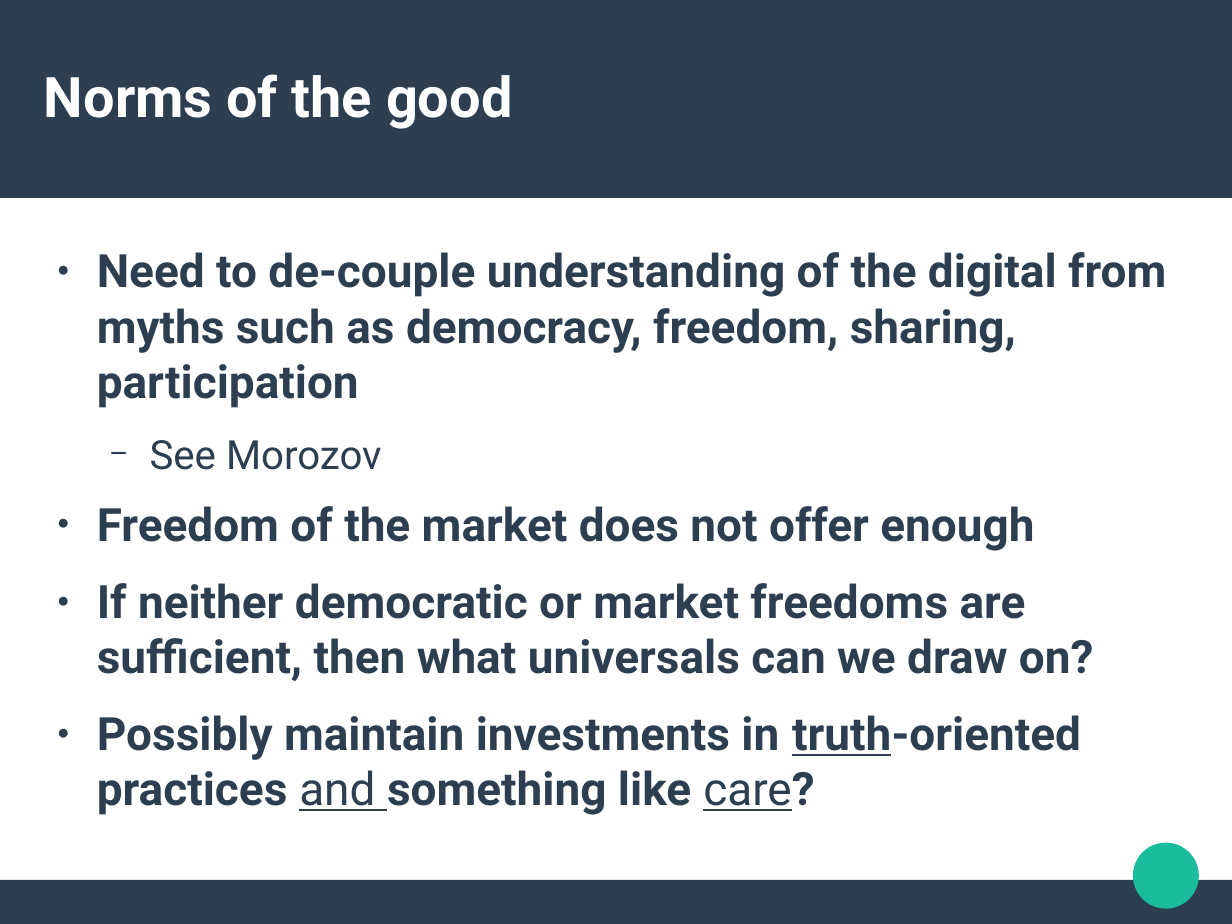
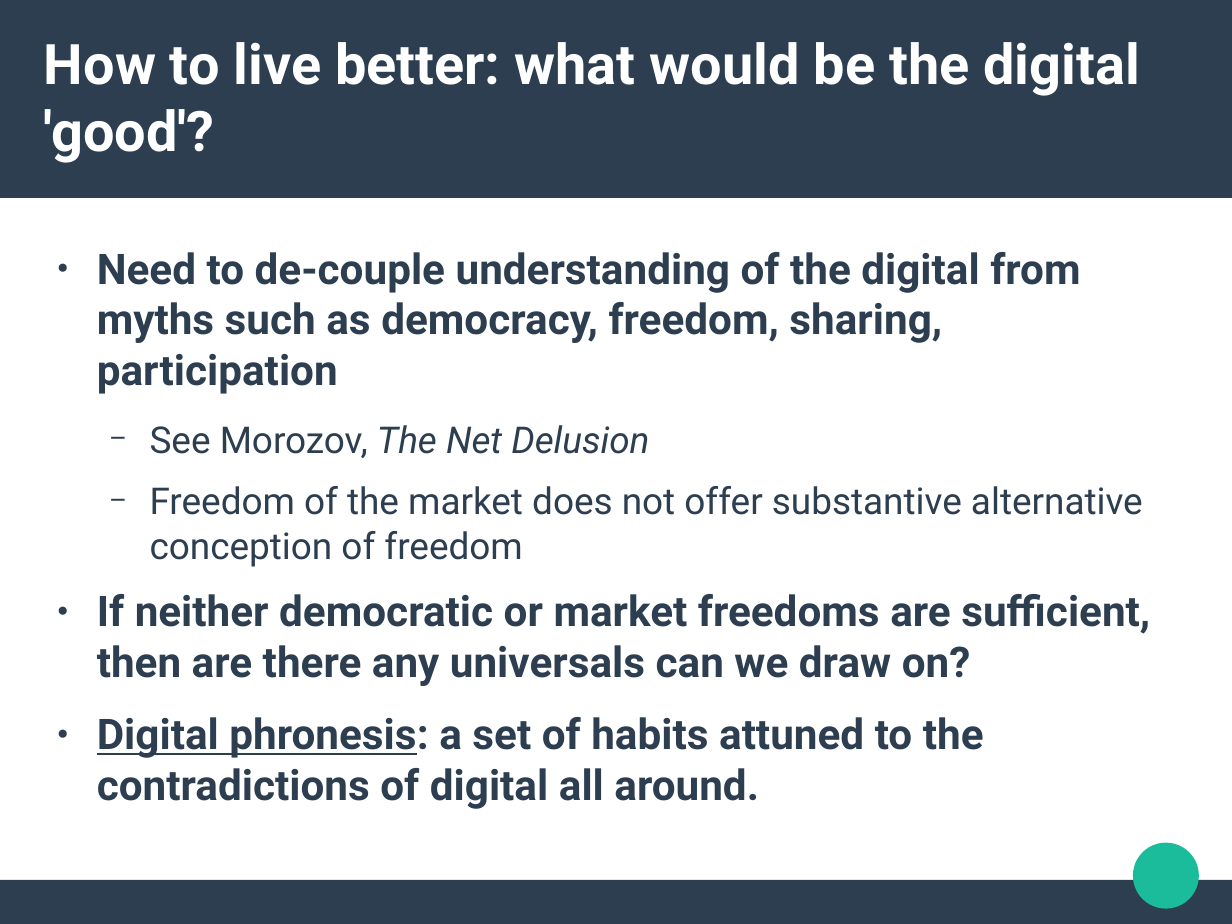
Before and after one commit to rian39/digital_ethics, a slide deck: slide 5 of digital_ethics_slides.odp. Drawn at 1232x924 pixels with LibreOffice and Linux fonts; fonts in the diff are those of the drawing. Boxes give left, top, right and bottom in pixels: in the first picture for what was removed or moved away, otherwise in the second. Text is boxed around its words. In the diff, an @@ line names an element or a change of style, - is before the commit and + after.

```diff
--- a/digital_ethics_slides.odp
+++ b/digital_ethics_slides.odp
@@ title at (x1=44, y1=42, x2=1140, y2=163): text changed @@
-Norms of the good
+How to live better: what would be the digital 'good'?
@@ text at (x1=97, y1=252, x2=1080, y2=394): size 29.6 to 27.2 pt in "Need to de-couple understanding of the digital ..." @@
@@ text at (x1=97, y1=425, x2=1150, y2=809): text changed; size 29.6 to 27.2 pt @@
-  − See Morozov
-● Freedom of the market does not offer enough
-● If neither democratic or market freedoms are sufficient, then what universals can we draw on?
-● Possibly maintain investments in truth-oriented practices and something like care?
+  − See Morozov, The Net Delusion
+  − Freedom of the market does not offer substantive alternative conception of freedom
+● If neither democratic or market freedoms are sufficient, then are there any universals can we draw on?
+● Digital phronesis: a set of habits attuned to the contradictions of digital all around.
```
Also in this commit, not shown: 6 other slides changed, 2 slides added, 1 other file.
